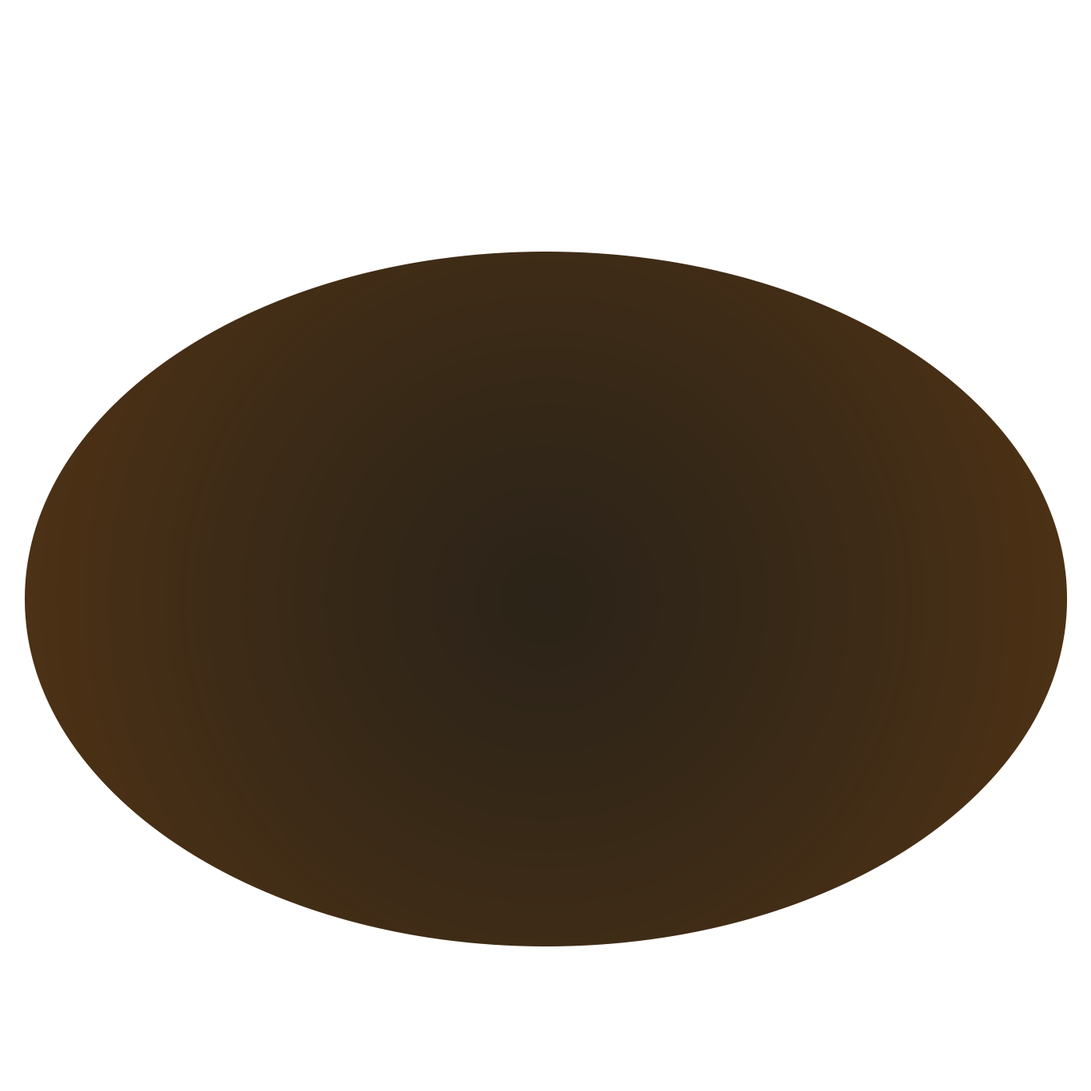
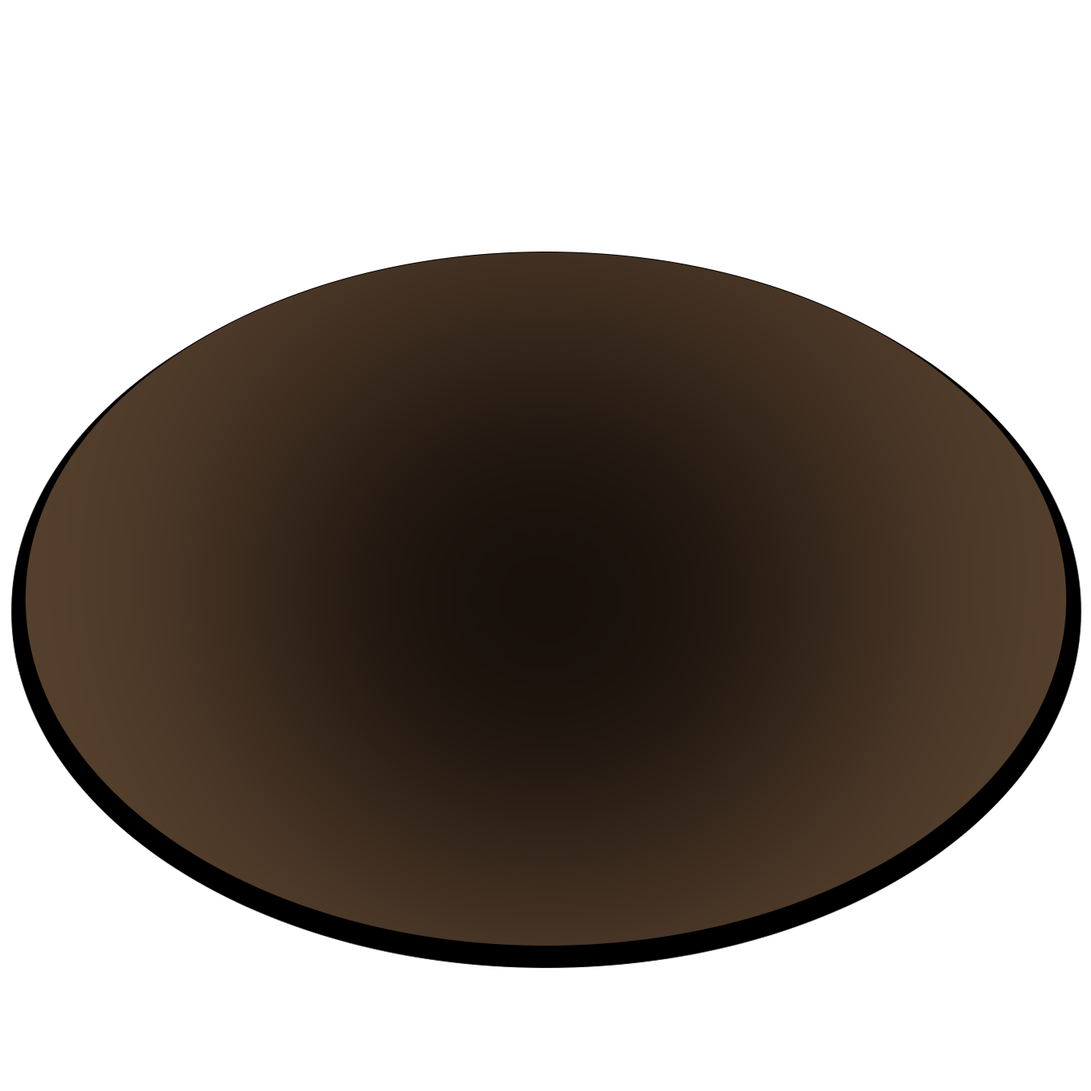
Layered file, before and after one edit (1091x1091). Changes by layer:
added layer "图层2" above "Ellipse 1" over [10, 251, 1083, 970]
added layer "Ellipse 1" above "图层1" over [24, 251, 1068, 947]
added layer "图层1" above "Layer 1" over [10, 253, 1083, 970]
renamed "Ellipse 1" to "Layer 1", hid it, painted on it over [19, 251, 1070, 947]
